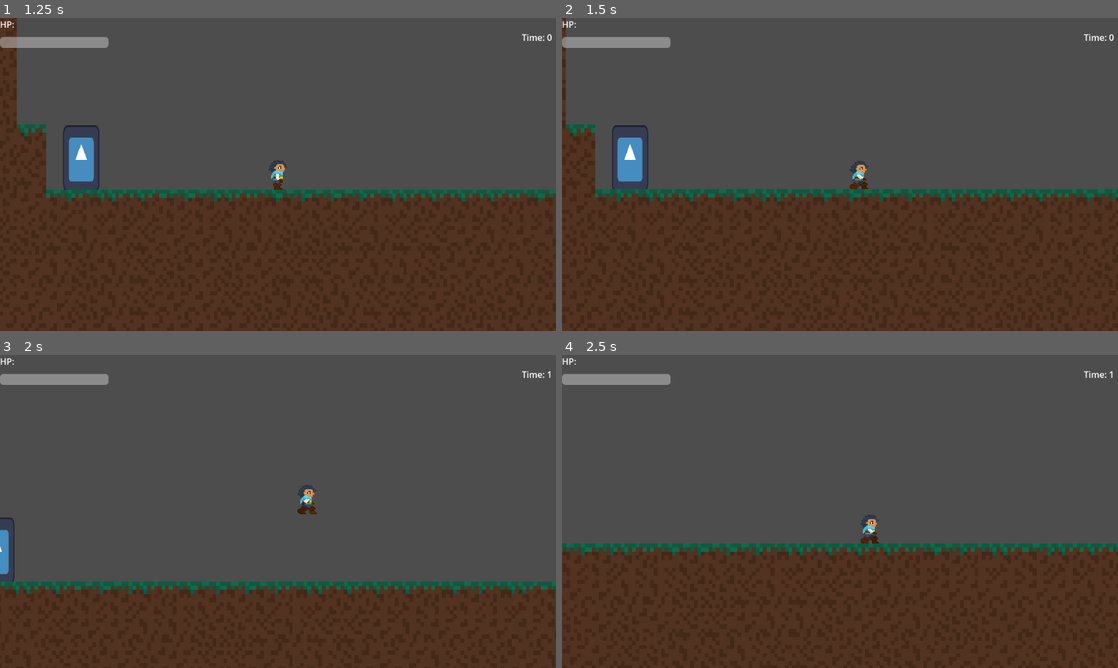
Above: before the commit, frames 1-4 (two rows, left to right).
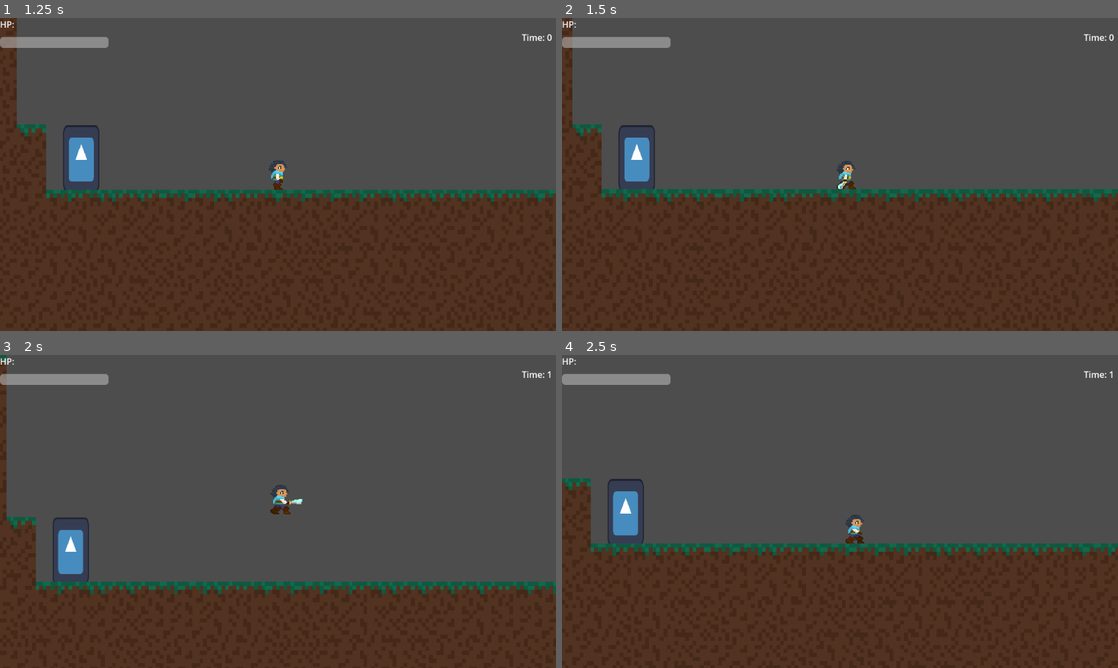
Above: after the commit, the same moments.

Repository: skullmbones/Comp-Graphics
Game: Godot game, scene res://Scenes/menu.tscn
Same seed, same stepped clock (60 frames per second), same inputs: the game is played once before the commit and once after it. The engine's default icon, where the game draws it, is replaced by a stand-in: a white triangle on a blue panel in a dark square.
Inputs (mouse positions are in pixels of both pictures, inside the frame that each line leads up to):
- Up to frame 1 (1.25 s): click (161, 277) at 0.5 s
- Up to frame 2 (1.5 s): move the mouse to (962, 158) at 1.27 s; hold D (move_right) from 1.28 s (still down); click (962, 158) at 1.35 s
- Up to frame 3 (2 s): keep holding D (move_right); tap Space (move_jump) at 1.52 s
- Up to frame 4 (2.5 s): keep holding D (move_right); move the mouse to (728, 527) at 2.02 s; click (728, 527) at 2.1 s; tap Space (move_jump) at 2.27 s

Frame 1 is identical in both runs. In frame 2, 2.6% of the frame differs, in the area x 0-100%, y 0-59%; in frame 3, 4.2%, in the area x 0-100%, y 0-77%; in frame 4, 3.5%.

Commit message:
player attack

Diff:
--- a/NPCs/Player/player.gd
+++ b/NPCs/Player/player.gd
@@ -36,31 +36,28 @@
 	else:
 		speed = walk_speed
 	var direction = Input.get_axis("move_left", "move_right")
-	if direction == 1:
+	if direction == 1 and not attacking:
 		get_node("AnimatedSprite2D").flip_h = false
 		$Hitbox.scale.x = 1
-	elif direction == -1:
+	elif direction == -1 and not attacking:
 		get_node("AnimatedSprite2D").flip_h = true
 		$Hitbox.scale.x = -1
-	if direction:
+	if direction and not attacking:
 		velocity.x = direction * speed
 		if speed == walk_speed:
 			$AnimatedSprite2D.play("walk")
 		elif speed == sprint_speed:
 			$AnimatedSprite2D.play("sprint")
-	else:
+	elif not attacking:
 		velocity.x = move_toward(velocity.x, 0, speed)
 		$AnimatedSprite2D.play("default")
 
 	if Input.is_action_just_pressed("Attack") and not attacking:
 		attacking = true
 		#attack animation
-		$Hitbox/Sprite2D.visible = true
-		$Hitbox/CollisionShape2D.set_deferred("disabled", false)
-		$Hitbox/AttackTimer.start()
+		velocity.x = 0
+		$AnimatedSprite2D.play("attack")
 		$Hitbox/CooldownTimer.start()
-
-
 
 	move_and_slide()
 
@@ -86,5 +83,18 @@
 	attacking = false
 
 func _on_attack_timer_timeout() -> void:
-	$Hitbox/Sprite2D.visible = false
 	$Hitbox/CollisionShape2D.set_deferred("disabled", true)
+
+func _on_animated_sprite_2d_frame_changed() -> void:
+	if $AnimatedSprite2D.animation == "attack" and $AnimatedSprite2D.frame == 3:
+		$Hitbox/CollisionShape2D.set_deferred("disabled", false)
+		$Hitbox/AttackTimer.start()
+
+
+func _on_animated_sprite_2d_animation_changed() -> void:
+	if $AnimatedSprite2D.animation == "attack" and $AnimatedSprite2D.flip_h == false:
+		$AnimatedSprite2D.offset = Vector2(7.5, 0)
+	elif $AnimatedSprite2D.animation == "attack" and $AnimatedSprite2D.flip_h == true:
+		$AnimatedSprite2D.offset = Vector2(-7.5, 0)
+	else:
+		$AnimatedSprite2D.offset = Vector2.ZERO
--- a/NPCs/Player/player.tscn
+++ b/NPCs/Player/player.tscn
@@ -1,15 +1,24 @@
 [gd_scene format=3 uid="uid://c88voq5qyiykq"]
 
 [ext_resource type="Script" uid="uid://cumvs2k85bfw0" path="res://NPCs/Player/player.gd" id="1_onrkg"]
+[ext_resource type="Texture2D" uid="uid://dkn8ga8nll8bv" path="res://Assets/Player/Attack/playerattack_1.png" id="2_iphcd"]
 [ext_resource type="Texture2D" uid="uid://cp6bdmg61a0vf" path="res://Assets/Player/playerstand.png" id="2_onrkg"]
 [ext_resource type="Texture2D" uid="uid://djguxaur8jb1t" path="res://Assets/Player/Walk/playerwalk1.png" id="3_bwjto"]
+[ext_resource type="Texture2D" uid="uid://w4u4l6fm823m" path="res://Assets/Player/Attack/playerattack_2.png" id="3_k1co6"]
+[ext_resource type="Texture2D" uid="uid://mc2yhda37ab0" path="res://Assets/Player/Attack/playerattack_3.png" id="4_0yhd7"]
 [ext_resource type="Texture2D" uid="uid://dvsmixv27kdtp" path="res://Assets/Player/Walk/playerwalk2.png" id="4_606se"]
+[ext_resource type="Texture2D" uid="uid://danpr6m8nkt55" path="res://Assets/Player/Attack/playerattack_4.png" id="5_nll56"]
 [ext_resource type="Texture2D" uid="uid://d2jdlclb5dcjr" path="res://Assets/Player/Walk/playerwalk3.png" id="5_u1c27"]
+[ext_resource type="Texture2D" uid="uid://c3uyw4jvd3520" path="res://Assets/Player/Attack/playerattack_5.png" id="6_58oju"]
 [ext_resource type="Texture2D" uid="uid://bo5ww4ikcg6y0" path="res://Assets/Player/Walk/playerwalk4.png" id="6_op7ga"]
+[ext_resource type="Texture2D" uid="uid://d2v0wfsagq82r" path="res://Assets/Player/Attack/playerattack_6.png" id="7_hscmk"]
 [ext_resource type="Texture2D" uid="uid://khaatgy4otik" path="res://Assets/Player/Walk/playerwalk5.png" id="7_q13i1"]
 [ext_resource type="Texture2D" uid="uid://bil6hxq3ssoo8" path="res://Assets/Player/Walk/playerwalk6.png" id="8_pylmc"]
+[ext_resource type="Texture2D" uid="uid://btvtsf8tacd1h" path="res://Assets/Player/Attack/playerattack_7.png" id="8_tujwq"]
+[ext_resource type="Texture2D" uid="uid://dmn6giqqmc46i" path="res://Assets/Player/Attack/playerattack_8.png" id="9_jy420"]
 [ext_resource type="Texture2D" uid="uid://ccx3ph33ee8ql" path="res://Assets/Player/Walk/playerwalk7.png" id="9_pbfsw"]
 [ext_resource type="Texture2D" uid="uid://blhjw6cxj1jtg" path="res://Assets/Player/Walk/playerwalk8.png" id="10_5tmop"]
+[ext_resource type="Texture2D" uid="uid://dlopwkva4w61p" path="res://Assets/Player/Attack/playerattack_9.png" id="10_r3ri4"]
 [ext_resource type="Texture2D" uid="uid://ds23rv3gc3lts" path="res://Assets/Player/Walk/playerwalk9.png" id="11_7ahtn"]
 [ext_resource type="Texture2D" uid="uid://f1pdtrg7ic4f" path="res://Assets/Player/Walk/playerwalk10.png" id="12_7lmhl"]
 [ext_resource type="Texture2D" uid="uid://cowah1mme7c7l" path="res://Assets/Player/Walk/playerwalk11.png" id="13_dx0e4"]
@@ -21,11 +30,43 @@
 animations = [{
 "frames": [{
 "duration": 1.0,
+"texture": ExtResource("2_iphcd")
+}, {
+"duration": 1.0,
+"texture": ExtResource("3_k1co6")
+}, {
+"duration": 1.0,
+"texture": ExtResource("4_0yhd7")
+}, {
+"duration": 1.0,
+"texture": ExtResource("5_nll56")
+}, {
+"duration": 1.0,
+"texture": ExtResource("6_58oju")
+}, {
+"duration": 1.0,
+"texture": ExtResource("7_hscmk")
+}, {
+"duration": 1.0,
+"texture": ExtResource("8_tujwq")
+}, {
+"duration": 1.0,
+"texture": ExtResource("9_jy420")
+}, {
+"duration": 1.0,
+"texture": ExtResource("10_r3ri4")
+}],
+"loop": true,
+"name": &"attack",
+"speed": 10.0
+}, {
+"frames": [{
+"duration": 1.0,
 "texture": ExtResource("2_onrkg")
 }],
 "loop": true,
 "name": &"default",
-"speed": 5.0
+"speed": 10.0
 }, {
 "frames": [{
 "duration": 1.0,
@@ -122,7 +163,6 @@
 position = Vector2(-0.01201725, 0.097383976)
 scale = Vector2(0.5192693, 0.47136202)
 sprite_frames = SubResource("SpriteFrames_onrkg")
-animation = &"sprint"
 
 [node name="CollisionShape2D" type="CollisionShape2D" parent="." unique_id=776174900]
 light_mask = 2
@@ -147,8 +187,9 @@
 [node name="CollisionShape2D" type="CollisionShape2D" parent="Hitbox" unique_id=1226490016 groups=["player"]]
 light_mask = 2
 visibility_layer = 2
-position = Vector2(12, 0)
+position = Vector2(7, 7.1054274e-15)
 rotation = 1.5707964
+scale = Vector2(0.49755543, 0.43971813)
 shape = SubResource("CapsuleShape2D_bwjto")
 
 [node name="Sprite2D" type="Sprite2D" parent="Hitbox" unique_id=1010275150]
@@ -168,6 +209,8 @@
 position_smoothing_enabled = true
 script = ExtResource("16_dy8o3")
 
+[connection signal="animation_changed" from="AnimatedSprite2D" to="." method="_on_animated_sprite_2d_animation_changed"]
+[connection signal="frame_changed" from="AnimatedSprite2D" to="." method="_on_animated_sprite_2d_frame_changed"]
 [connection signal="area_entered" from="Hurtbox" to="." method="_on_hurtbox_area_entered"]
 [connection signal="timeout" from="Hitbox/CooldownTimer" to="." method="_on_cooldown_timer_timeout"]
 [connection signal="timeout" from="Hitbox/AttackTimer" to="." method="_on_attack_timer_timeout"]
--- a/project.godot
+++ b/project.godot
@@ -16,7 +16,7 @@
 
 config/name="CompGraphics"
 run/main_scene="uid://dd1a3pfy1drsc"
-config/features=PackedStringArray("4.5", "Forward Plus")
+config/features=PackedStringArray("4.6", "Forward Plus")
 config/icon="res://icon.svg"
 
 [display]
Binary file added: Assets/Player/Attack/playerattack_1.png
Not shown, added: Assets/Player/Attack/playerattack_1.png.import
Binary file added: Assets/Player/Attack/playerattack_2.png
Not shown, added: Assets/Player/Attack/playerattack_2.png.import
Binary file added: Assets/Player/Attack/playerattack_3.png
Not shown, added: Assets/Player/Attack/playerattack_3.png.import
Binary file added: Assets/Player/Attack/playerattack_4.png
Not shown, added: Assets/Player/Attack/playerattack_4.png.import
Binary file added: Assets/Player/Attack/playerattack_5.png
Not shown, added: Assets/Player/Attack/playerattack_5.png.import
Binary file added: Assets/Player/Attack/playerattack_6.png
Not shown, added: Assets/Player/Attack/playerattack_6.png.import
(and 6 more such lines)
